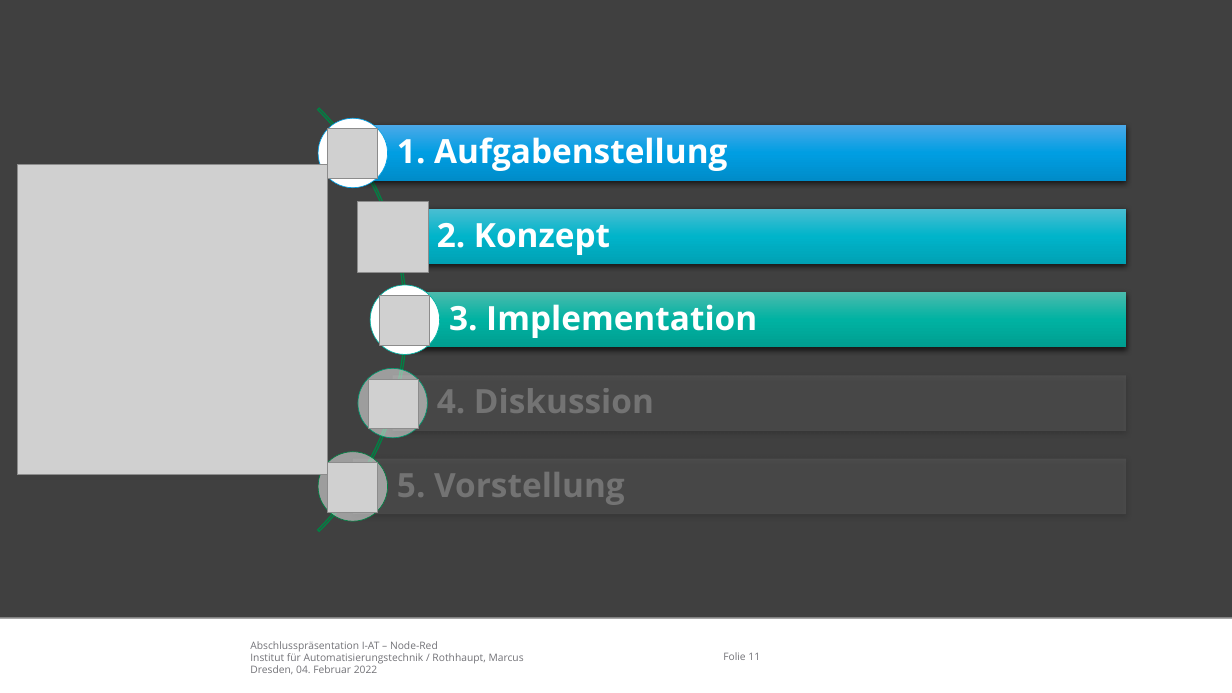
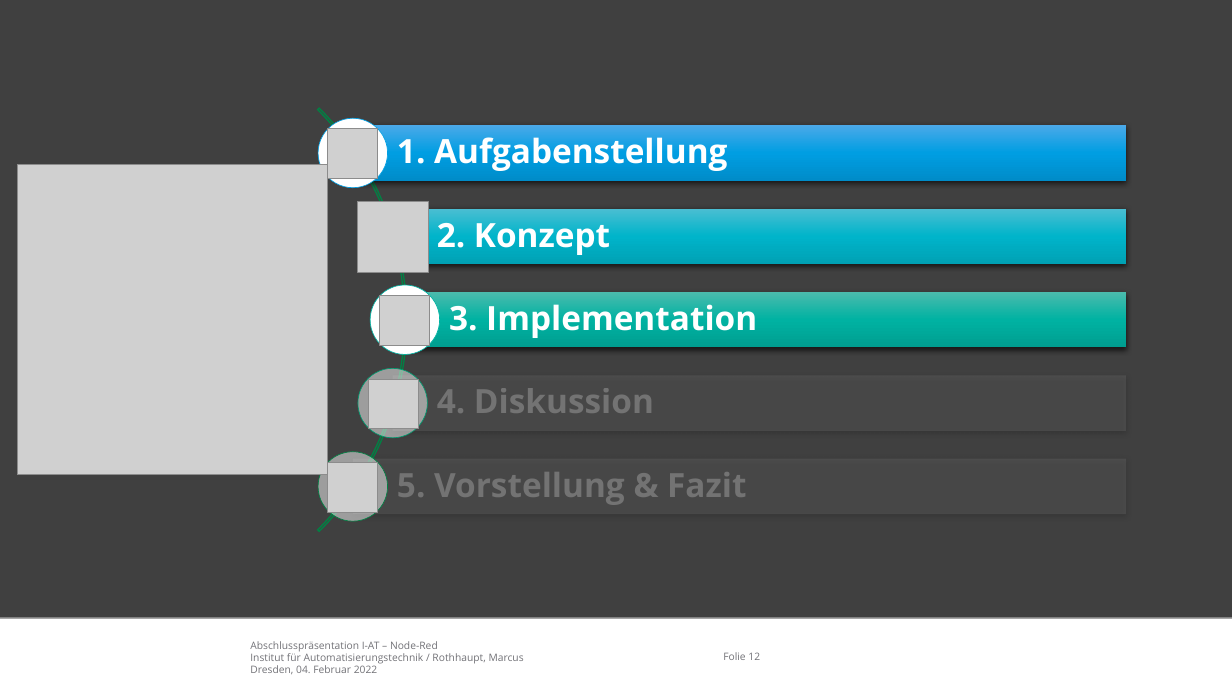
Before and after one commit to appist-dev/agteletud-node-red, a slide deck: slide 12 of docs/presentation/Abschlusspräsentation Node-Red.pptx (slide 11 before the commit). Drawn at 1232x693 pixels with LibreOffice and Linux fonts; fonts in the diff are those of the drawing; grey boxes stand for pictures; background and template pictures are left out. Boxes give left, top, right and bottom in pixels: in the first picture for what was removed or moved away, otherwise in the second. Text is boxed around its words. In the diff, an @@ line names an element or a change of style, - is before the commit and + after.

```diff
--- a/docs/presentation/Abschlusspräsentation Node-Red.pptx
+++ b/docs/presentation/Abschlusspräsentation Node-Red.pptx
@@ text at [397,472,746,505]: text changed @@
-5. Vorstellung
+5. Vorstellung & Fazit
@@ page number at [723,652,760,660]: text changed @@
-Folie 11
+Folie 12
```
Also in this commit, not shown: 16 other slides changed, 4 slides added, 1 slide removed, 1 other file.
